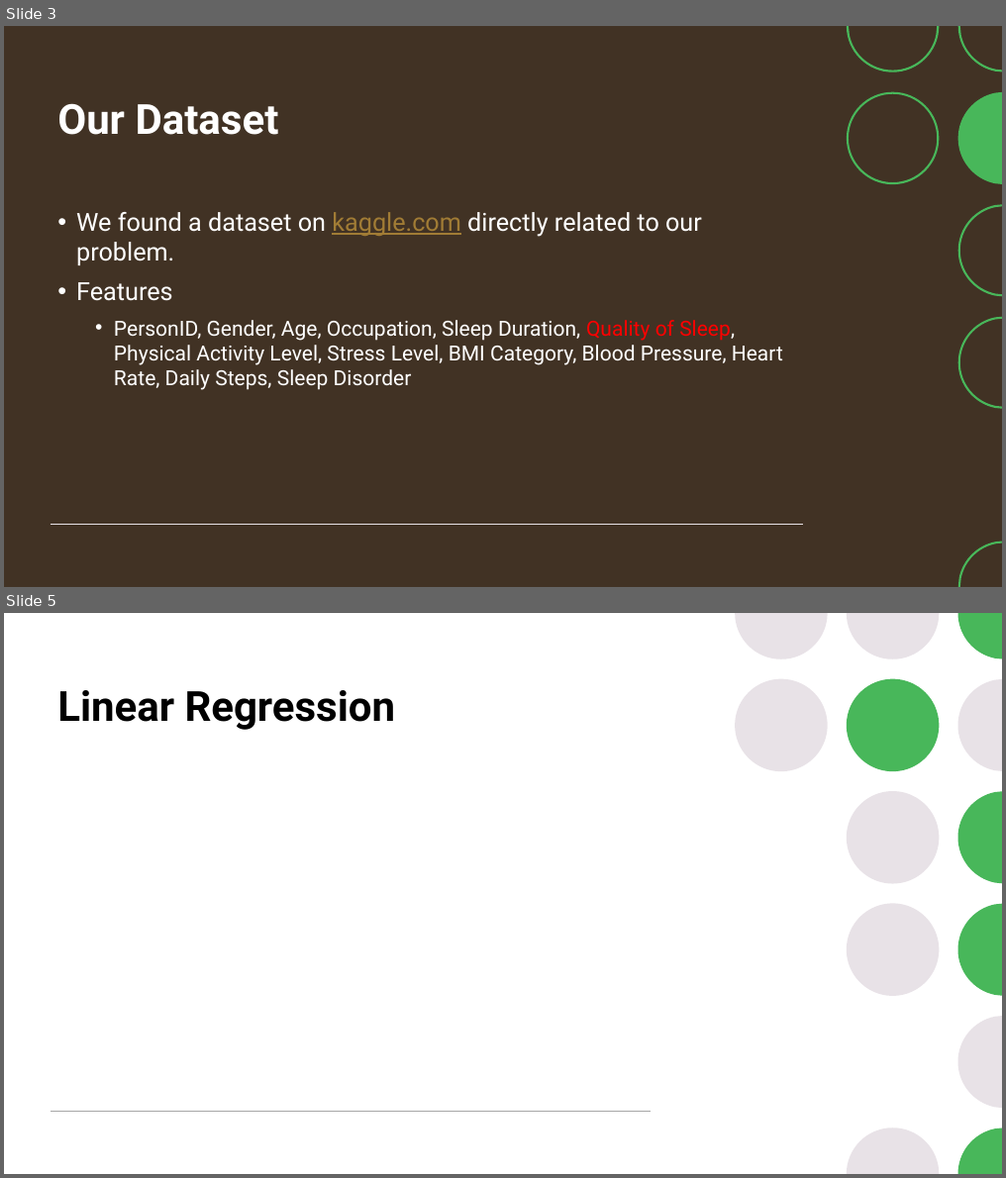
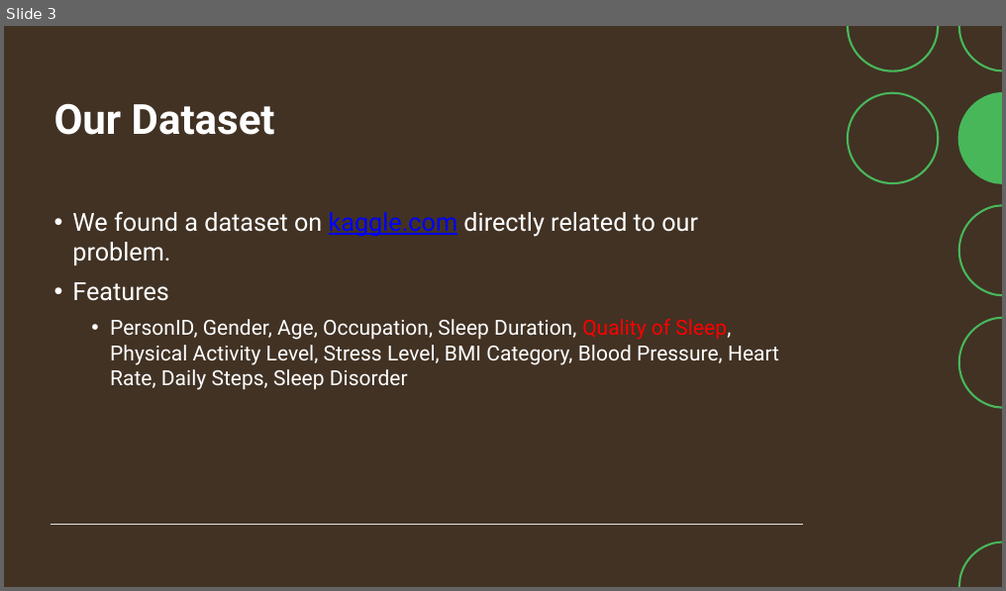
Before and after one commit to mark-earl/AML-PRJ3, a slide deck: deliverables/Presentation.pptx. Shown one above the other, each under a label of ours: slides 3 and 5 before the commit, slide 3 after it; the slides between them are not shown. The pictures are 1006x1178 and 1006x591 pixels, drawn with LibreOffice and Linux fonts; fonts in the diff are those of the drawing. Boxes give left, top, right and bottom in pixels: in the first picture for what was removed or moved away, otherwise in the second. Text is boxed around its words. In the diff, an @@ line names an element or a change of style, - is before the commit and + after.

Commit message:
Add linear regression and Decision tree slides

```diff
--- a/deliverables/Presentation.pptx
+++ b/deliverables/Presentation.pptx
@@ slide 5 removed at (4, 613, 1002, 1174), background #FFFFFF; not listed: 4 template elements that a slide beside it also shows @@
@@ title removed at (57, 690, 396, 730) @@
-Linear Regression
@@ group removed at (735, 613, 1002, 1174): 5 freeform shapes, 4 ellipses @@
@@ line removed from (51, 1112) to (650, 1112) @@
@@ slide 3 changed as well @@
@@ title "Our Dataset": place and size @@
-title "Our Dataset" at (57, 103, 279, 135)
+title "Our Dataset" at (54, 103, 275, 135)
@@ text at (72, 212, 698, 266): text colour #A17C35 to #0000FF in "kaggle.com" @@
```
Also in this commit, not shown: 7 other slides changed, 4 slides added, 2 other slides removed.
